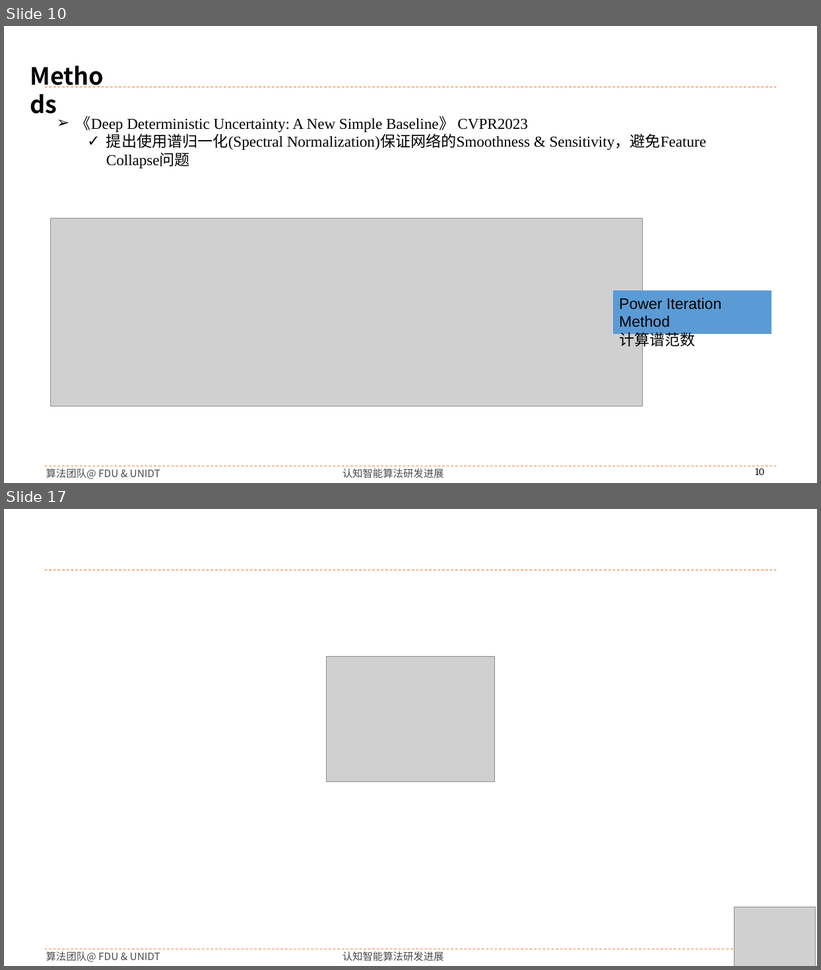
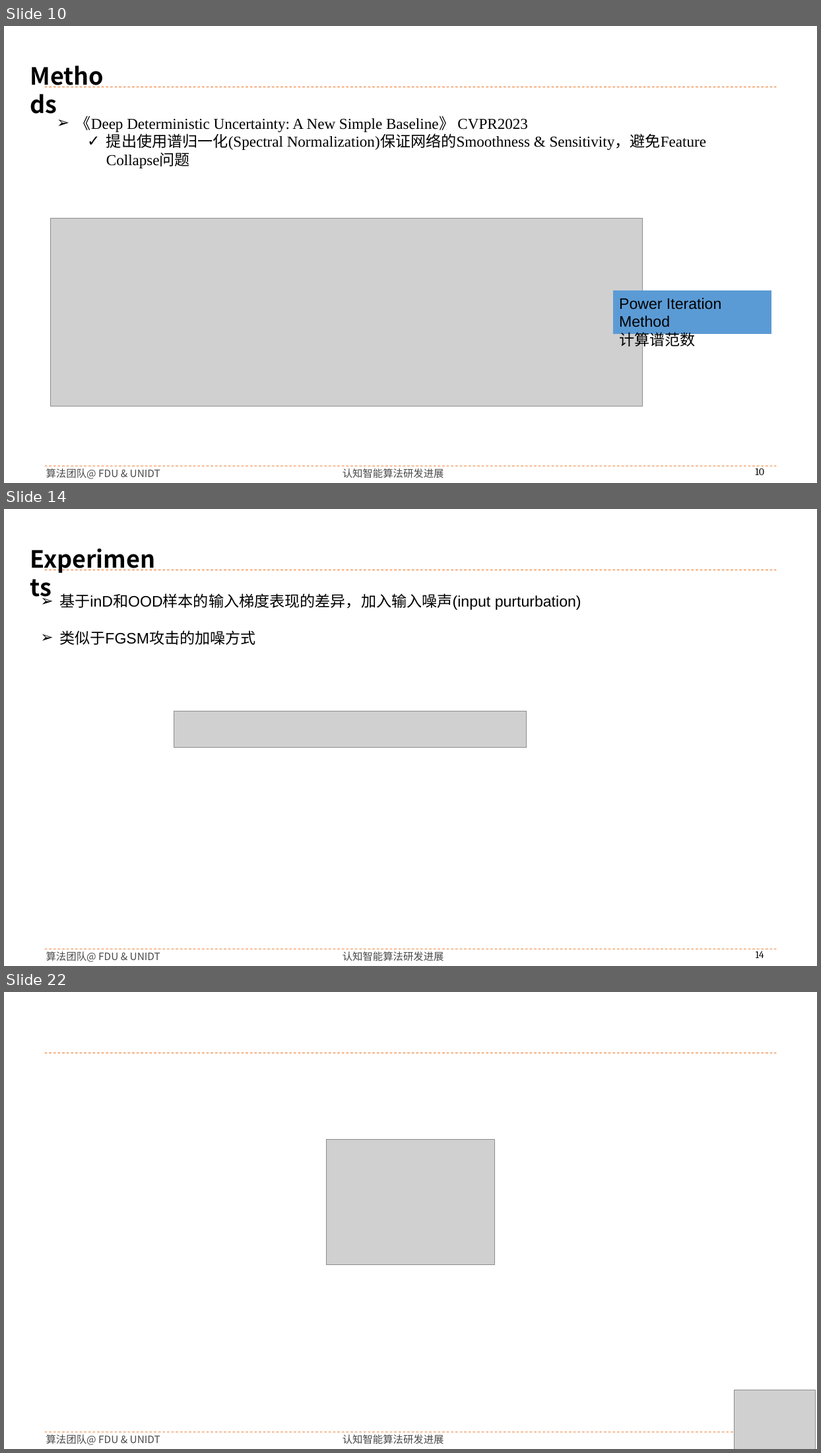
Before and after one commit to buyizhiyou/YYMUncertainty, a slide deck: pre/dum_pre.pptx. Shown one above the other, each under a label of ours: slides 10 and 17 before the commit, slides 10, 14 and 22 after it; the slides between them are not shown. The pictures are 821x970 and 821x1453 pixels, drawn with LibreOffice and Linux fonts; fonts in the diff are those of the drawing; grey boxes stand for pictures; background and template pictures are left out. Boxes give left, top, right and bottom in pixels: in the first picture for what was removed or moved away, otherwise in the second. Text is boxed around its words. In the diff, an @@ line names an element or a change of style, - is before the commit and + after.

```diff
--- a/pre/dum_pre.pptx
+++ b/pre/dum_pre.pptx
@@ slide 14 added at <box>4,509,817,966</box>, background #FFFFFF; not listed: 5 template elements that a slide beside it also shows @@
@@ text added at <box>24,541,166,576</box>, 28 pt, text #000000, bold @@
+Experiments
@@ text added at <box>59,593,582,645</box>, 18 pt, text #000000 @@
+➢ 基于inD和OOD样本的输入梯度表现的差异，加入输入噪声(input purturbation)
+➢ 类似于FGSM攻击的加噪方式
@@ picture added at <box>174,711,526,747</box> @@
@@ what was slide 17 is now slide 22 @@
```
Also in this commit, not shown: 6 slides changed, 6 other slides added, 2 slides removed, 14 other files.
